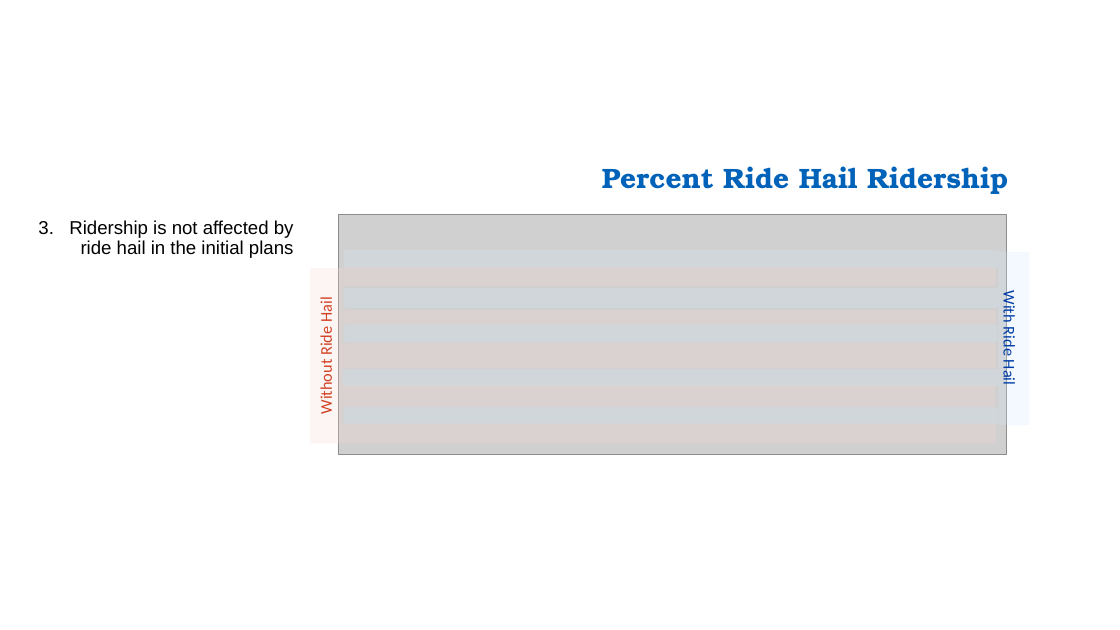
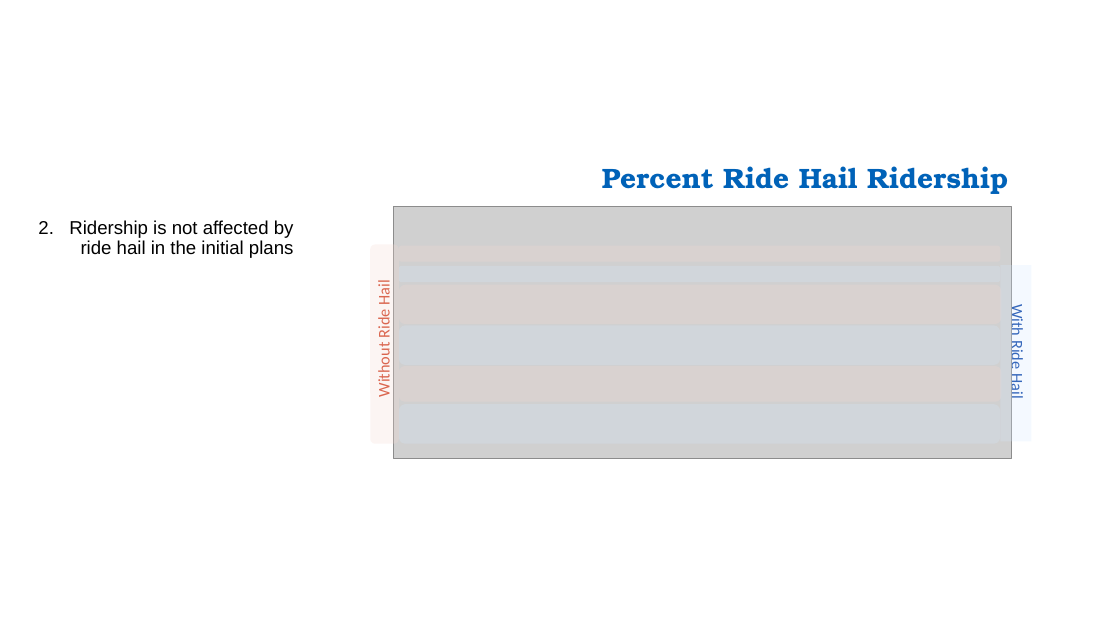
Before and after one commit to cday97/mode_choice_thesis, a slide deck: slide 6 of mode_choice_thesis_8-26-22.pptx. Drawn at 1120x630 pixels with LibreOffice and Linux fonts; fonts in the diff are those of the drawing; grey boxes stand for pictures; background and template pictures are left out. Boxes give left, top, right and bottom in pixels: in the first picture for what was removed or moved away, otherwise in the second. Text is boxed around its words. In the diff, an @@ line names an element or a change of style, - is before the commit and + after.

```diff
--- a/mode_choice_thesis_8-26-22.pptx
+++ b/mode_choice_thesis_8-26-22.pptx
@@ picture: place and size @@
-picture at box(339, 214, 1007, 455)
+picture at box(394, 207, 1012, 459)
@@ text at box(38, 220, 294, 258): text changed @@
-3. Ridership is not affected by ride hail in the initial plans
+2. Ridership is not affected by ride hail in the initial plans
@@ group removed at box(310, 268, 996, 444): 5 rectangles @@
@@ text "Without Ride Hail": place and size @@
-text "Without Ride Hail" at box(316, 301, 336, 413)
+text "Without Ride Hail" at box(374, 282, 394, 396)
@@ rounded rectangle added at box(371, 245, 399, 444), fill #F7D8D2 at 25% opacity @@
@@ rounded rectangle: place and size @@
-rounded rectangle at box(344, 250, 999, 268)
+rounded rectangle at box(399, 266, 1001, 281)
@@ rounded rectangle: place and size @@
-rounded rectangle at box(343, 267, 996, 287)
+rounded rectangle at box(399, 245, 1001, 261)
@@ rectangle: place and size @@
-rectangle at box(999, 252, 1030, 425)
+rectangle at box(1001, 266, 1032, 442)
@@ rounded rectangle at box(399, 285, 1002, 324): fill #D5EAFF at 25% opacity to #F7D8D2 at 25% opacity; rotation 0 to 180 degrees @@
@@ text "With Ride Hail": place and size @@
-text "With Ride Hail" at box(999, 294, 1019, 386)
+text "With Ride Hail" at box(1007, 307, 1027, 399)
@@ rounded rectangle: place and size @@
-rounded rectangle at box(344, 324, 998, 342)
+rounded rectangle at box(399, 325, 1001, 365)
@@ rounded rectangle at box(399, 366, 1002, 402): fill #D5EAFF at 25% opacity to #F7D8D2 at 25% opacity; rotation 0 to 180 degrees @@
@@ rounded rectangle: place and size @@
-rounded rectangle at box(344, 407, 998, 424)
+rounded rectangle at box(399, 404, 1001, 444)
```
Also in this commit, not shown: 9 other slides changed, 11 other files.
